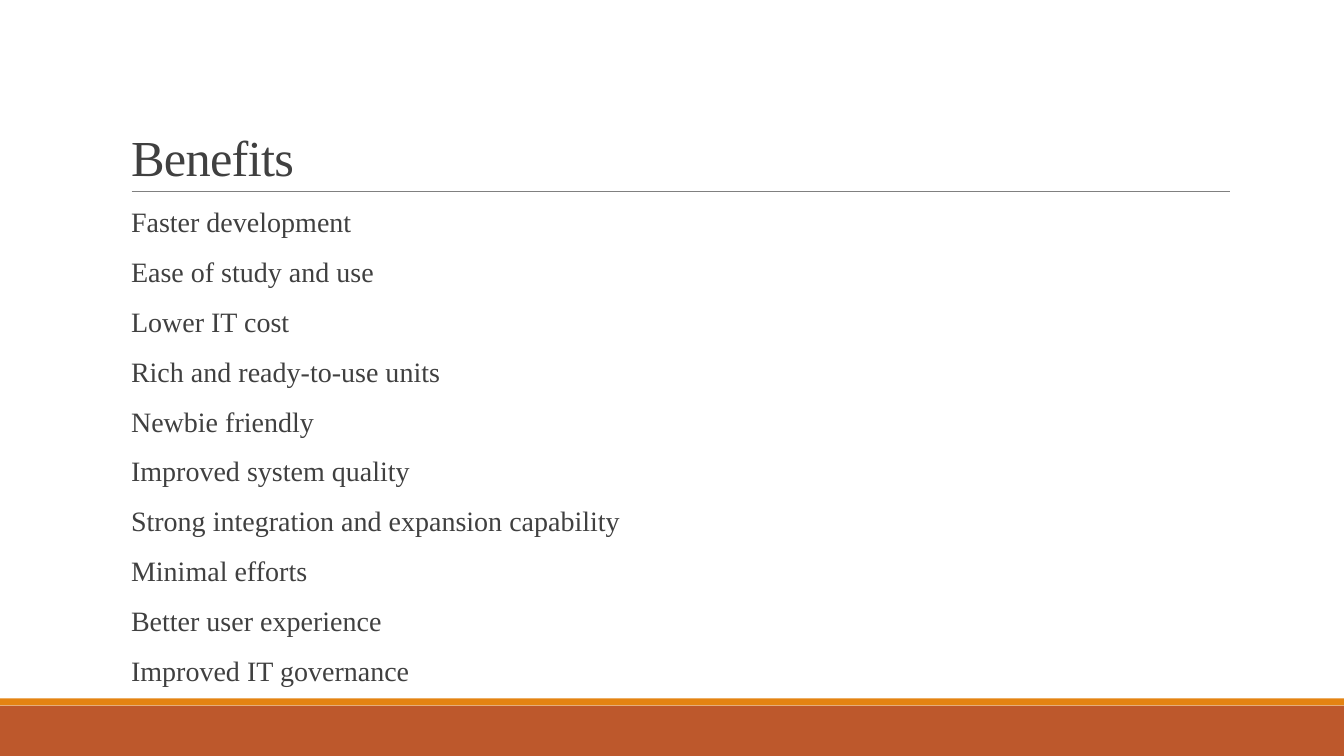
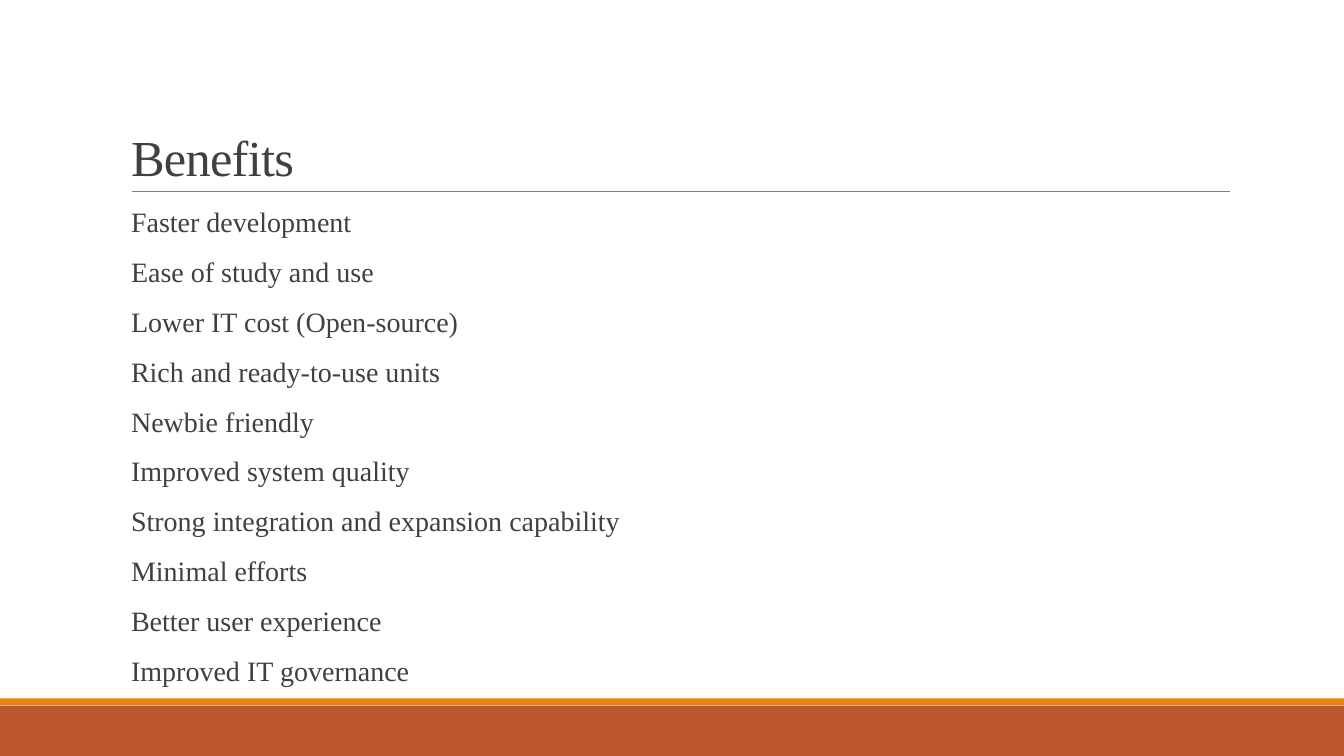
Before and after one commit to Ravishka123/Lectures_And_Talks, a slide deck: slide 23 of No-Code_Low-Code Development/No-Code_Low-Code Development.pptx (slide 19 before the commit). Drawn at 1344x756 pixels with LibreOffice and Linux fonts; fonts in the diff are those of the drawing. Boxes give left, top, right and bottom in pixels: in the first picture for what was removed or moved away, otherwise in the second. Text is boxed around its words. In the diff, an @@ line names an element or a change of style, - is before the commit and + after.

```diff
--- a/No-Code_Low-Code Development/No-Code_Low-Code Development.pptx
+++ b/No-Code_Low-Code Development/No-Code_Low-Code Development.pptx
@@ text at box(131, 313, 458, 337): text changed @@
-  Lower IT cost
+  Lower IT cost (Open-source)
```
Also in this commit, not shown: 7 other slides changed, 4 slides added, 1 other file.
